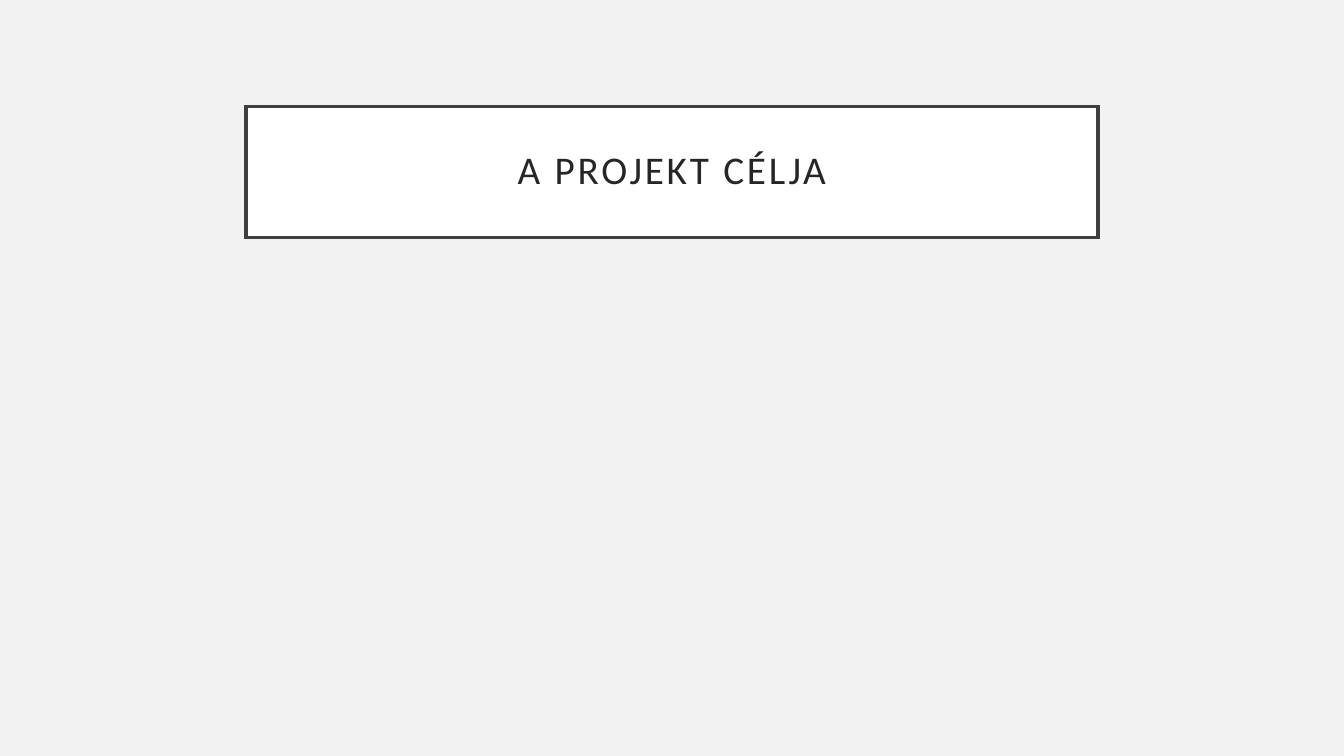
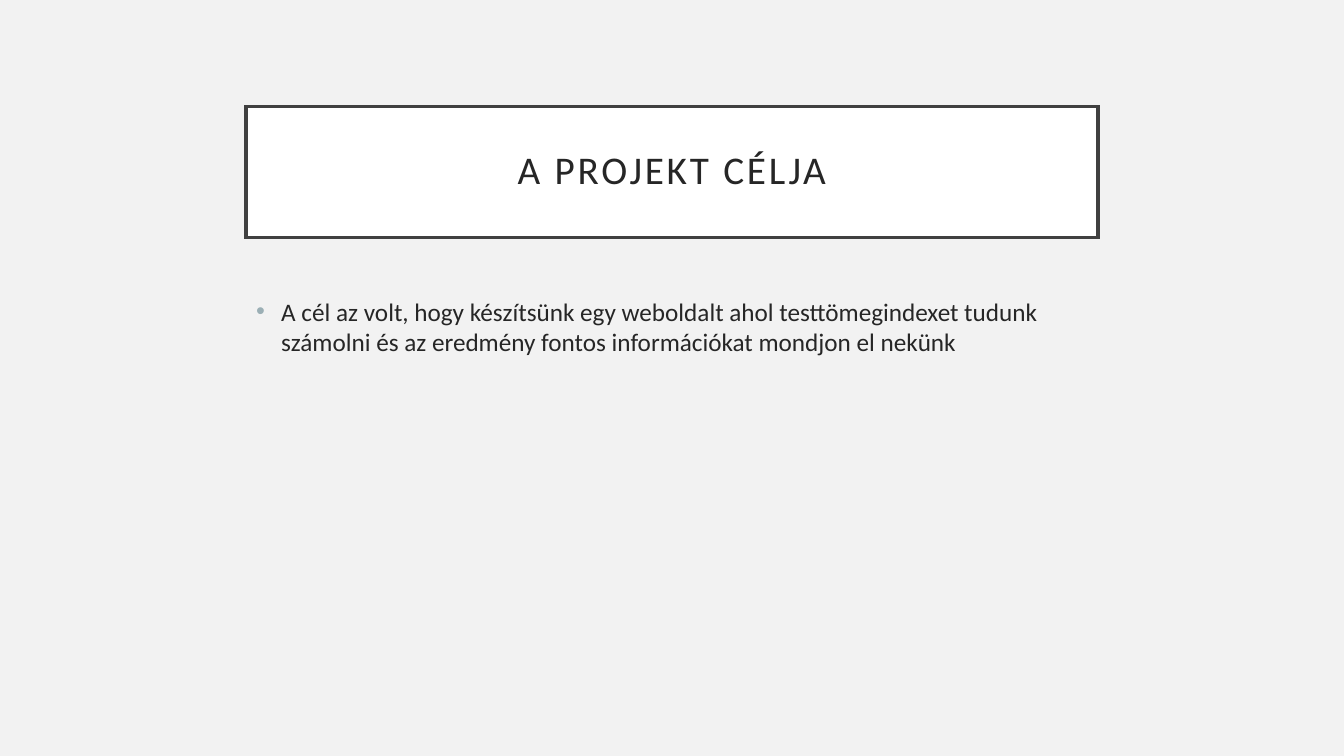
Before and after one commit to szonja772/bmikalkulator, a slide deck: slide 4 of BMI kalkulátor.pptx. Drawn at 1344x756 pixels with LibreOffice and Linux fonts; fonts in the diff are those of the drawing. Boxes give left, top, right and bottom in pixels: in the first picture for what was removed or moved away, otherwise in the second. Text is boxed around its words. In the diff, an @@ line names an element or a change of style, - is before the commit and + after.

```diff
--- a/BMI kalkulátor.pptx
+++ b/BMI kalkulátor.pptx
@@ text added at [281,303,1037,356], 18 pt, text #262626 @@
+• A cél az volt, hogy készítsünk egy weboldalt ahol testtömegindexet tudunk számolni és az eredmény fontos információkat mondjon el nekünk
```
Also in this commit, not shown: 2 other slides changed, 1 slide added, 1 slide removed.
